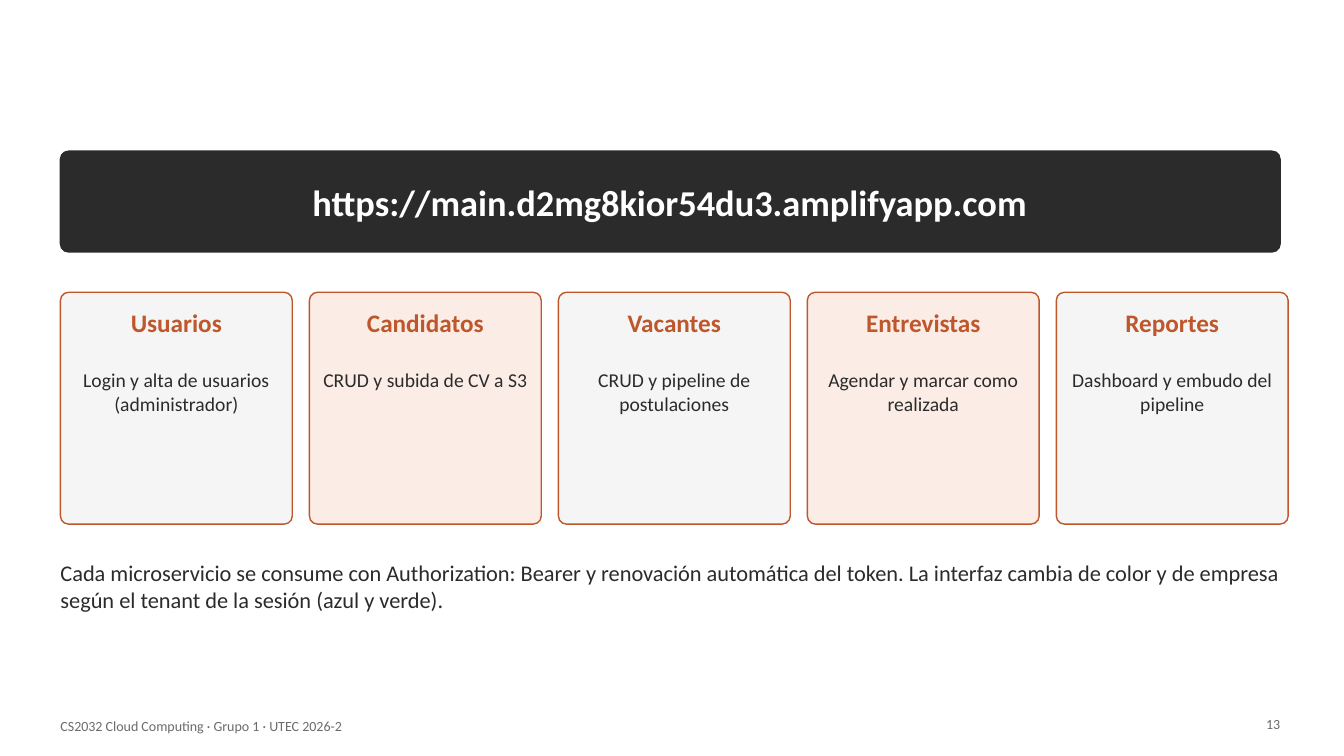
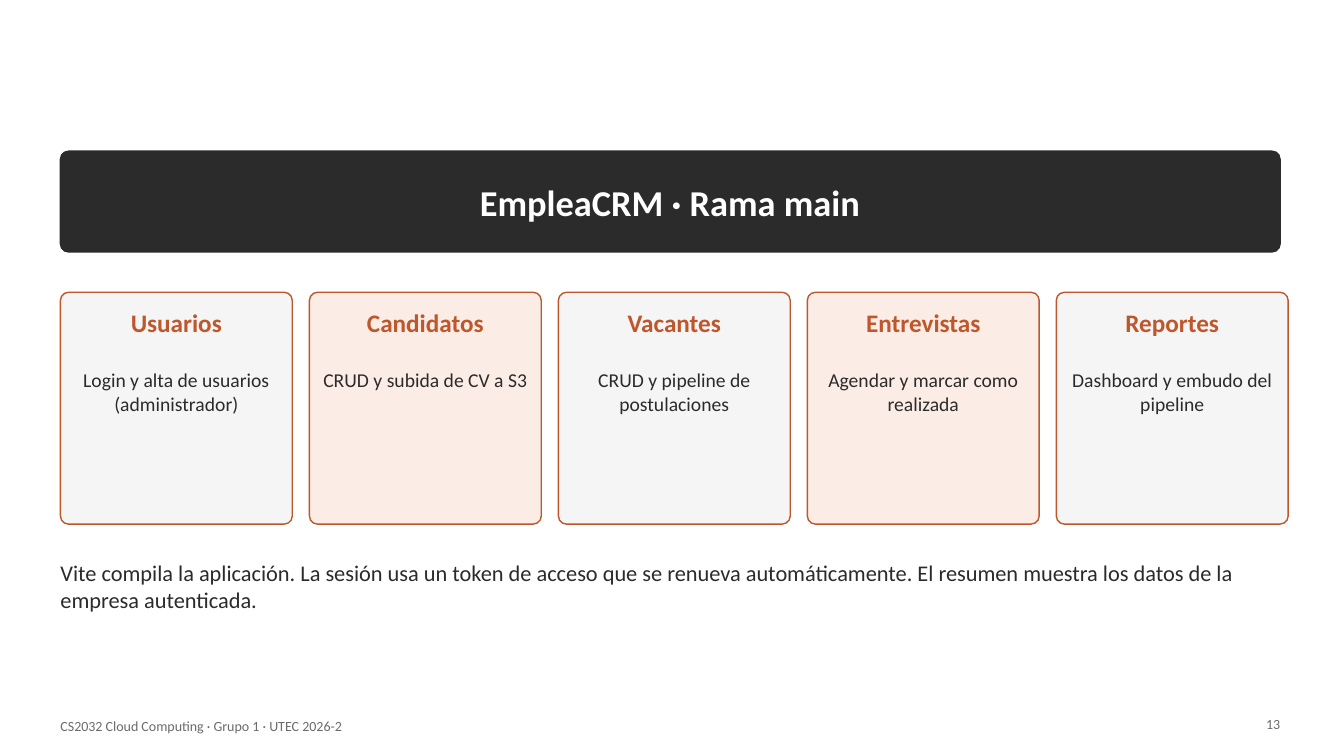
Before and after one commit to santiagodavila-ops/Proyecto-Final-Cloud-Computing-v2, a slide deck: slide 13 of presentacion/Presentacion_CS2032_Grupo1.pptx. Drawn at 1344x756 pixels with LibreOffice and Linux fonts; fonts in the diff are those of the drawing. Boxes give left, top, right and bottom in pixels: in the first picture for what was removed or moved away, otherwise in the second. Text is boxed around its words. In the diff, an @@ line names an element or a change of style, - is before the commit and + after.

Commit message:
Actualiza la documentación final de EmpleaCRM

```diff
--- a/presentacion/Presentacion_CS2032_Grupo1.pptx
+++ b/presentacion/Presentacion_CS2032_Grupo1.pptx
@@ text at (x1=480, y1=190, x2=860, y2=222): text changed @@
-https://main.d2mg8kior54du3.amplifyapp.com
+EmpleaCRM · Rama main
@@ text at (x1=60, y1=565, x2=1232, y2=612): text changed @@
-Cada microservicio se consume con Authorization: Bearer y renovación automática del token. La interfaz cambia de color y de empresa según el tenant de la sesión (azul y verde).
+Vite compila la aplicación. La sesión usa un token de acceso que se renueva automáticamente. El resumen muestra los datos de la empresa autenticada.
```
Also in this commit, not shown: 15 other slides changed, 2 other files.
